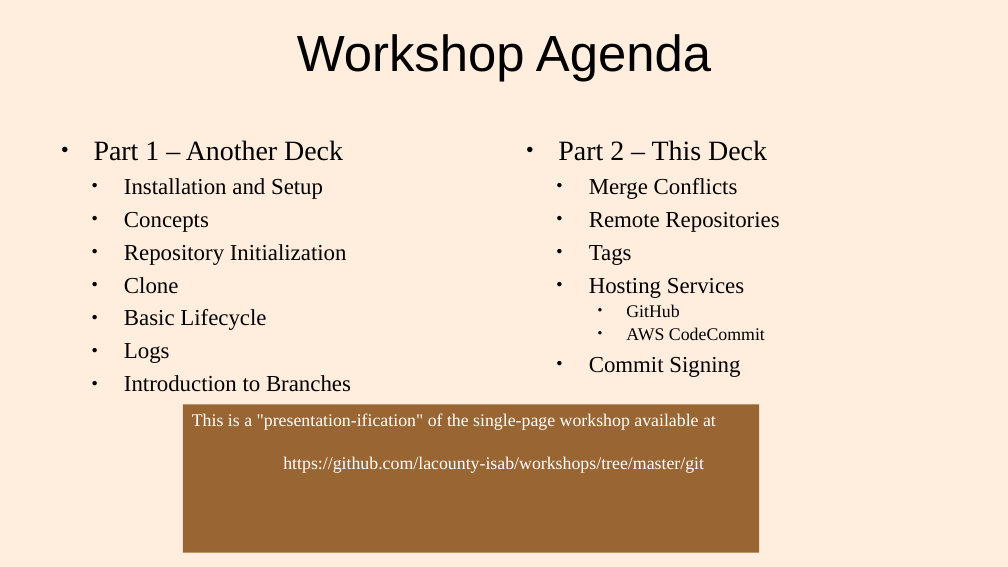
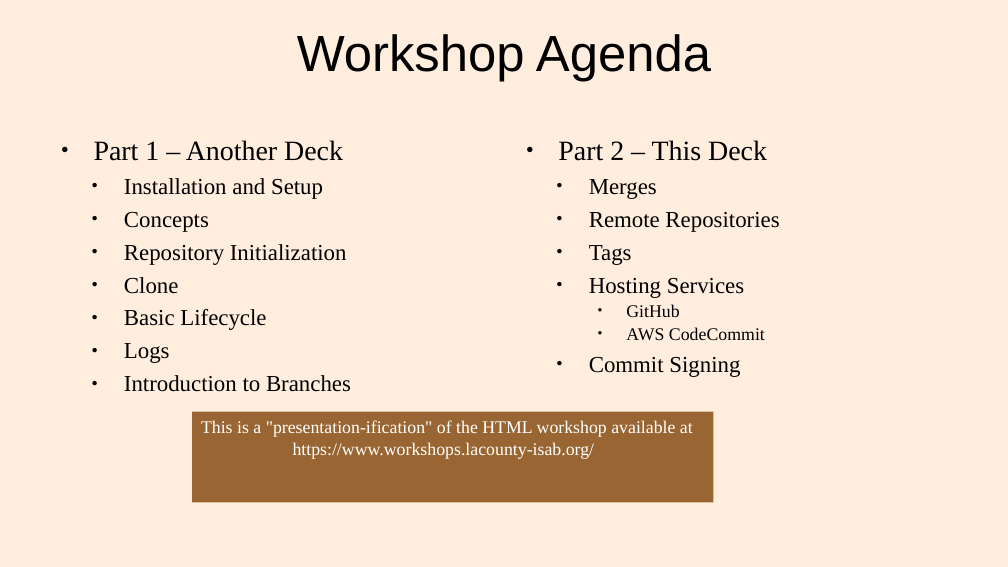
Before and after one commit to lacounty-isab/workshops, a slide deck: slide 2 of git/GitWorkshop2.odp. Drawn at 1008x567 pixels with LibreOffice and Linux fonts; fonts in the diff are those of the drawing. Boxes give left, top, right and bottom in pixels: in the first picture for what was removed or moved away, otherwise in the second. Text is boxed around its words. In the diff, an @@ line names an element or a change of style, - is before the commit and + after.

Commit message:
Moved ending of Part 1 to Part 2.
Upgraded Docusaurus to alpha.66.
No longer maintaining readme.md version of presentation.

```diff
--- a/git/GitWorkshop2.odp
+++ b/git/GitWorkshop2.odp
@@ text at <box>589,179,657,199</box>: text changed @@
-  ● Merge Conflicts
+  ● Merges
@@ rectangle "This is a "presentation-ification" of ...": place and size @@
-rectangle "This is a "presentation-ification" of ..." at <box>183,404,759,552</box>
+rectangle "This is a "presentation-ification" of ..." at <box>192,412,713,502</box>
@@ text in rectangle at <box>201,420,693,459</box>: text changed @@
-This is a "presentation-ification" of the single-page workshop available at
-https://github.com/lacounty-isab/workshops/tree/master/git
+This is a "presentation-ification" of the HTML workshop available at
+https://www.workshops.lacounty-isab.org/
```
Also in this commit, not shown: 2 other slides changed, 10 slides added, 22 other files.
